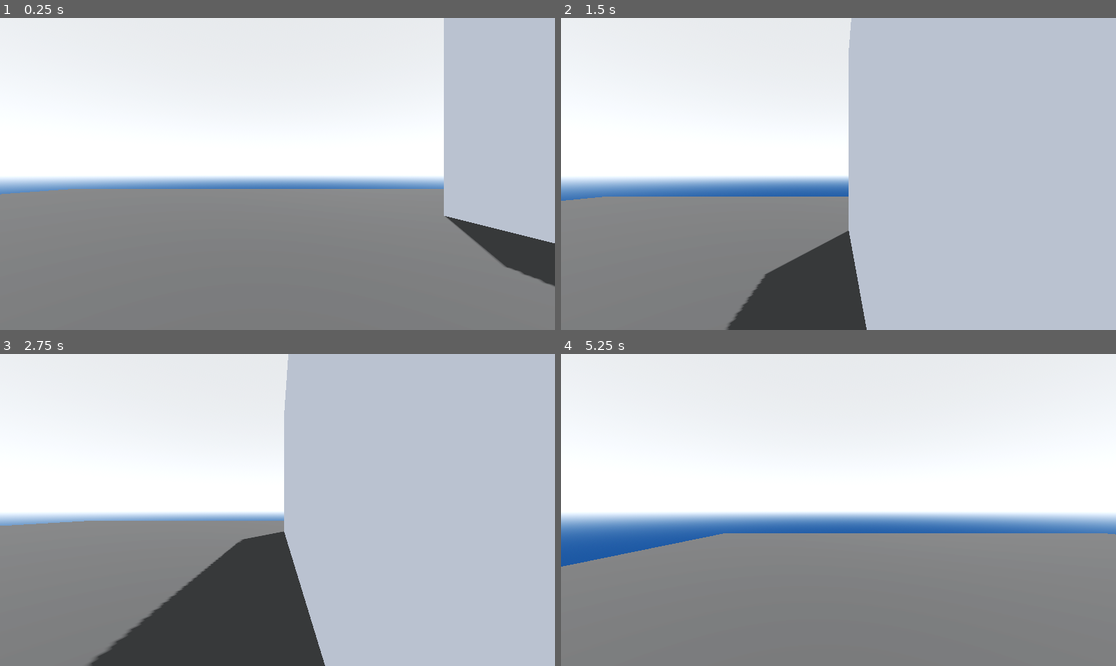
Above: before the commit, frames 1-4 (two rows, left to right).
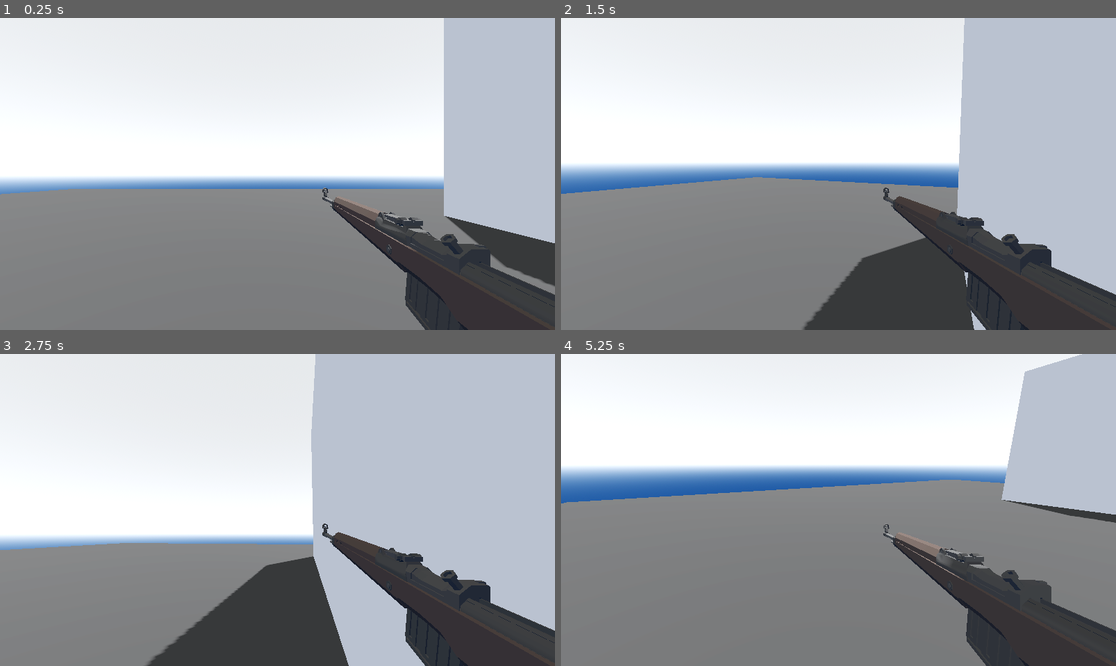
Above: after the commit, the same moments.

Repository: worghet/ICS4U___KALTBLUT
Game: Godot game, scene res://scenes/world.tscn
The game is run twice, just before and just after one commit, with the same random seed, the same clock (stepped at 60 frames per second) and the same inputs.
Inputs (mouse positions are in pixels of both pictures, inside the frame that each line leads up to):
- Up to frame 1 (0.25 s): no input
- Up to frame 2 (1.5 s): tap Enter at 0.5 s; move the mouse to (960, 158) at 0.52 s; press the mouse at (960, 158) at 0.53 s; hold D (move_right) 0.53-1.28 s; tap Space (jump) at 0.77 s; right-click (960, 158) at 0.8 s; move the mouse to (727, 189) at 1.27 s; release the mouse at (727, 189) at 1.28 s; hold S (move_backward) from 1.28 s (still down); right-click (727, 189) at 1.35 s
- Up to frame 3 (2.75 s): tap Space (jump) at 1.52 s; tap E (spawn_enemy, bound only after the commit) at 1.55 s; move the mouse to (333, 441) at 2.02 s; release S (move_backward) at 2.03 s; hold D (move_right) from 2.03 s (still down); hold E (spawn_enemy, bound only after the commit) from 2.03 s (still down); click (333, 441) at 2.3 s
- Up to frame 4 (5.25 s): tap Space (jump) at 2.75, 3.02, 3.77, 4.52 s; move the mouse to (810, 572) at 2.77 s; release D (move_right) at 2.78 s; release E (spawn_enemy, bound only after the commit) at 2.78 s; hold W (move_forward) 2.78-3.53 s; click (810, 572) at 2.85 s; right-click (810, 572) at 3.05 s; move the mouse to (1005, 556) at 3.52 s; hold Right mouse button (right_mouse_button, bound only after th… 3.53-4.28 s; hold A (move_left) 3.53-5.03 s; tap E (spawn_enemy, bound only after the commit) at 3.8, 4.35 s; tap Escape (escape, bound only after the commit) at 4.15 s; move the mouse to (672, 463) at 4.27 s; click (672, 463) at 4.55 s; move the mouse to (866, 510) at 5.02 s; press the mouse at (866, 510) at 5.03 s; hold S (move_backward) from 5.03 s (still down)

The runs differ from the first frame. In frame 1, 7.6% of the frame differs, in the area x 58-100%, y 54-100%; in frame 2, 36%; in frame 3, 22%; in frame 4, 37%, in the area x 0-100%, y 0-100%.

Commit message:
added mouse cam control + shooting / killing
anims working:
- fire
- ads

not working:
- firing while in ads

Diff:
--- a/kaltblut/project.godot
+++ b/kaltblut/project.godot
@@ -17,6 +17,14 @@
 [debug]
 
 gdscript/warnings/untyped_declaration=2
+
+[display]
+
+window/size/mode=2
+
+[global_group]
+
+enemies=""
 
 [input]
 
@@ -45,3 +53,23 @@
 "events": [Object(InputEventKey,"resource_local_to_scene":false,"resource_name":"","device":-1,"window_id":0,"alt_press …(191 unchanged characters)…
 ]
 }
+escape={
+"deadzone": 0.2,
+"events": [Object(InputEventKey,"resource_local_to_scene":false,"resource_name":"","device":-1,"window_id":0,"alt_pressed":false,"shift_pressed":false,"ctrl_pressed":false,"meta_pressed":false,"pressed":false,"keycode":0,"physical_keycode":4194305,"key_label":0,"unicode":0,"location":0,"echo":false,"script":null)
+]
+}
+spawn_enemy={
+"deadzone": 0.2,
+"events": [Object(InputEventKey,"resource_local_to_scene":false,"resource_name":"","device":-1,"window_id":0,"alt_pressed":false,"shift_pressed":false,"ctrl_pressed":false,"meta_pressed":false,"pressed":false,"keycode":0,"physical_keycode":69,"key_label":0,"unicode":101,"location":0,"echo":false,"script":null)
+]
+}
+left_mouse_button={
+"deadzone": 0.2,
+"events": [Object(InputEventMouseButton,"resource_local_to_scene":false,"resource_name":"","device":-1,"window_id":0,"alt_pressed":false,"shift_pressed":false,"ctrl_pressed":false,"meta_pressed":false,"button_mask":0,"position":Vector2(0, 0),"global_position":Vector2(0, 0),"factor":1.0,"button_index":1,"canceled":false,"pressed":false,"double_click":false,"script":null)
+]
+}
+right_mouse_button={
+"deadzone": 0.2,
+"events": [Object(InputEventMouseButton,"resource_local_to_scene":false,"resource_name":"","device":-1,"window_id":0,"alt_pressed":false,"shift_pressed":false,"ctrl_pressed":false,"meta_pressed":false,"button_mask":0,"position":Vector2(0, 0),"global_position":Vector2(0, 0),"factor":1.0,"button_index":2,"canceled":false,"pressed":false,"double_click":false,"script":null)
+]
+}
--- /dev/null
+++ b/kaltblut/scenes/enemy.tscn
@@ -0,0 +1,17 @@
+[gd_scene load_steps=5 format=3 uid="uid://c7swlqfn0artd"]
+
+[ext_resource type="PackedScene" uid="uid://cpdsqagh4uabv" path="res://scenes/entity.tscn" id="1_7p1mj"]
+[ext_resource type="Script" uid="uid://dkn30ignxe6ok" path="res://scripts/enemy.gd" id="2_md0e3"]
+
+[sub_resource type="StandardMaterial3D" id="StandardMaterial3D_7p1mj"]
+albedo_color = Color(0.980392, 0.388235, 0.294118, 1)
+
+[sub_resource type="CapsuleMesh" id="CapsuleMesh_md0e3"]
+material = SubResource("StandardMaterial3D_7p1mj")
+
+[node name="entity" groups=["enemies"] instance=ExtResource("1_7p1mj")]
+script = ExtResource("2_md0e3")
+health = 200
+
+[node name="mesh" parent="." index="0"]
+mesh = SubResource("CapsuleMesh_md0e3")
--- /dev/null
+++ b/kaltblut/scenes/environment.tscn
@@ -0,0 +1,25 @@
+[gd_scene load_steps=4 format=3 uid="uid://tdeg5iqfiug5"]
+
+[sub_resource type="ProceduralSkyMaterial" id="ProceduralSkyMaterial_y44tv"]
+sky_top_color = Color(0.81119, 0.828956, 0.845557, 1)
+sky_horizon_color = Color(1.13216, 1.17683, 1.23859, 1)
+ground_bottom_color = Color(0.112037, 0.272924, 0.503389, 1)
+ground_horizon_color = Color(1.13216, 1.17683, 1.23859, 1)
+
+[sub_resource type="Sky" id="Sky_4wyf3"]
+sky_material = SubResource("ProceduralSkyMaterial_y44tv")
+
+[sub_resource type="Environment" id="Environment_bc5iu"]
+background_mode = 2
+sky = SubResource("Sky_4wyf3")
+tonemap_mode = 2
+glow_enabled = true
+
+[node name="environment" type="Node3D"]
+
+[node name="DirectionalLight3D" type="DirectionalLight3D" parent="."]
+transform = Transform3D(-0.866023, -0.433016, 0.250001, 0, 0.499998, 0.866027, -0.500003, 0.749999, -0.43301, 0, 0, 0)
+shadow_enabled = true
+
+[node name="WorldEnvironment" type="WorldEnvironment" parent="."]
+environment = SubResource("Environment_bc5iu")
--- /dev/null
+++ b/kaltblut/scenes/gewehr-43.tscn
@@ -0,0 +1,168 @@
+[gd_scene load_steps=8 format=3 uid="uid://do568pp650j5i"]
+
+[ext_resource type="PackedScene" uid="uid://dp3a6c6k2m4r" path="res://textures/gewehr_43.glb" id="1_0lp18"]
+[ext_resource type="Script" uid="uid://kwfq3etbe4vj" path="res://scenes/gewehr_43.gd" id="2_a6ng1"]
+
+[sub_resource type="Animation" id="Animation_0lp18"]
+resource_name = "fire"
+length = 0.1
+step = 0.01
+tracks/0/type = "value"
+tracks/0/imported = false
+tracks/0/enabled = true
+tracks/0/path = NodePath("Sketchfab_model:position")
+tracks/0/interp = 1
+tracks/0/loop_wrap = true
+tracks/0/keys = {
+"times": PackedFloat32Array(0, 0.02, 0.1),
+"transitions": PackedFloat32Array(1, 1, 1),
+"update": 0,
+"values": [Vector3(0, 0, 0), Vector3(-0.025, 0, 0), Vector3(0, 0, 0)]
+}
+tracks/1/type = "value"
+tracks/1/imported = false
+tracks/1/enabled = true
+tracks/1/path = NodePath("Sketchfab_model:rotation")
+tracks/1/interp = 1
+tracks/1/loop_wrap = true
+tracks/1/keys = {
+"times": PackedFloat32Array(0, 0.02, 0.1),
+"transitions": PackedFloat32Array(1, 1, 1),
+"update": 0,
+"values": [Vector3(-1.5708, 0, 0), Vector3(-1.5708, -0.174533, 0), Vector3(-1.5708, 0, 0)]
+}
+tracks/2/type = "value"
+tracks/2/imported = false
+tracks/2/enabled = true
+tracks/2/path = NodePath("Sketchfab_model/Root/Cube_016:position")
+tracks/2/interp = 1
+tracks/2/loop_wrap = true
+tracks/2/keys = {
+"times": PackedFloat32Array(0, 0.0119, 0.1),
+"transitions": PackedFloat32Array(1, 1, 1),
+"update": 0,
+"values": [Vector3(-0.66144, 0, 0.41513), Vector3(-2, 0, 0.415), Vector3(-0.66144, 0, 0.41513)]
+}
+
+[sub_resource type="Animation" id="Animation_a6ng1"]
+length = 0.001
+tracks/0/type = "value"
+tracks/0/imported = false
+tracks/0/enabled = true
+tracks/0/path = NodePath("Sketchfab_model:position")
+tracks/0/interp = 1
+tracks/0/loop_wrap = true
+tracks/0/keys = {
+"times": PackedFloat32Array(0),
+"transitions": PackedFloat32Array(1),
+"update": 0,
+"values": [Vector3(0, 0, 0)]
+}
+tracks/1/type = "value"
+tracks/1/imported = false
+tracks/1/enabled = true
+tracks/1/path = NodePath("Sketchfab_model:rotation")
+tracks/1/interp = 1
+tracks/1/loop_wrap = true
+tracks/1/keys = {
+"times": PackedFloat32Array(0),
+"transitions": PackedFloat32Array(1),
+"update": 0,
+"values": [Vector3(-1.5708, 0, 0)]
+}
+tracks/2/type = "value"
+tracks/2/imported = false
+tracks/2/enabled = true
+tracks/2/path = NodePath("Sketchfab_model/Root/Cube_016:position")
+tracks/2/interp = 1
+tracks/2/loop_wrap = true
+tracks/2/keys = {
+"times": PackedFloat32Array(0),
+"transitions": PackedFloat32Array(1),
+"update": 0,
+"values": [Vector3(-0.66144, 0, 0.41513)]
+}
+
+[sub_resource type="Animation" id="Animation_osdm8"]
+resource_name = "ads"
+length = 0.4
+step = 0.1
+tracks/0/type = "value"
+tracks/0/imported = false
+tracks/0/enabled = true
+tracks/0/path = NodePath("Sketchfab_model:position")
+tracks/0/interp = 1
+tracks/0/loop_wrap = true
+tracks/0/keys = {
+"times": PackedFloat32Array(0, 0.4),
+"transitions": PackedFloat32Array(1, 1),
+"update": 0,
+"values": [Vector3(0, 0, 0), Vector3(-0.2, 0.05, -0.158)]
+}
+
+[sub_resource type="Animation" id="Animation_howwe"]
+resource_name = "ads_fire"
+length = 0.1
+step = 0.01
+tracks/0/type = "value"
+tracks/0/imported = false
+tracks/0/enabled = true
+tracks/0/path = NodePath("Sketchfab_model:position")
+tracks/0/interp = 1
+tracks/0/loop_wrap = true
+tracks/0/keys = {
+"times": PackedFloat32Array(0, 0.02, 0.1),
+"transitions": PackedFloat32Array(1, 1, 1),
+"update": 0,
+"values": [Vector3(0, 0, 0), Vector3(-0.025, 0, 0), Vector3(0, 0, 0)]
+}
+tracks/1/type = "value"
+tracks/1/imported = false
+tracks/1/enabled = true
+tracks/1/path = NodePath("Sketchfab_model:rotation")
+tracks/1/interp = 1
+tracks/1/loop_wrap = true
+tracks/1/keys = {
+"times": PackedFloat32Array(0, 0.02, 0.1),
+"transitions": PackedFloat32Array(1, 1, 1),
+"update": 0,
+"values": [Vector3(-1.5708, 0, 0), Vector3(-1.5708, -0.174533, 0), Vector3(-1.5708, 0, 0)]
+}
+tracks/2/type = "value"
+tracks/2/imported = false
+tracks/2/enabled = true
+tracks/2/path = NodePath("Sketchfab_model/Root/Cube_016:position")
+tracks/2/interp = 1
+tracks/2/loop_wrap = true
+tracks/2/keys = {
+"times": PackedFloat32Array(0, 0.0119, 0.1),
+"transitions": PackedFloat32Array(1, 1, 1),
+"update": 0,
+"values": [Vector3(-0.66144, 0, 0.41513), Vector3(-2, 0, 0.415), Vector3(-0.66144, 0, 0.41513)]
+}
+
+[sub_resource type="AnimationLibrary" id="AnimationLibrary_osdm8"]
+_data = {
+&"RESET": SubResource("Animation_a6ng1"),
+&"ads": SubResource("Animation_osdm8"),
+&"ads_fire": SubResource("Animation_howwe"),
+&"fire": SubResource("Animation_0lp18")
+}
+
+[node name="gewehr-43" instance=ExtResource("1_0lp18")]
+transform = Transform3D(1.8, 0, 0, 0, 1.8, 0, 0, 0, 1.8, 0, 0, 0)
+script = ExtResource("2_a6ng1")
+
+[node name="Sketchfab_model" parent="." index="0"]
+transform = Transform3D(0.103464, 0, 0, 0, -4.52254e-09, 0.103464, 0, -0.103464, -4.52254e-09, 0, 0, 0)
+rotation_order = 0
+
+[node name="aimcast" type="RayCast3D" parent="Sketchfab_model" index="1"]
+transform = Transform3D(-1.68992e-07, -3.86609, -1.68992e-07, 3.86609, -1.68992e-07, -1.68992e-07, 1.68992e-07, -1.68992e-07, 3.86609, 0, -1.26744e-08, 0.289957)
+target_position = Vector3(0, -150, 0)
+
+[node name="animation_player" type="AnimationPlayer" parent="." index="1"]
+libraries = {
+&"": SubResource("AnimationLibrary_osdm8")
+}
+speed_scale = 0.8
--- /dev/null
+++ b/kaltblut/scenes/gewehr_43.gd
@@ -0,0 +1,19 @@
+extends Node3D
+
+
+@export var damage : float = 50
+
+@onready var aimcast := $Sketchfab_model/aimcast
+
+
+func fire() -> void:
+	if aimcast.is_colliding() and aimcast.get_collider() is CharacterBody3D:
+		var target : CharacterBody3D = aimcast.get_collider()
+		if target.is_in_group("enemies"):
+			print("enemy his")
+			target.health -= damage
+	$animation_player.play("fire")
+
+
+func ads() -> void:
+	$animation_player.play("ads")
--- a/kaltblut/scenes/player.tscn
+++ b/kaltblut/scenes/player.tscn
@@ -1,13 +1,18 @@
-[gd_scene load_steps=3 format=3 uid="uid://bv3at001lt1ea"]
+[gd_scene load_steps=4 format=3 uid="uid://bv3at001lt1ea"]
 
 [ext_resource type="PackedScene" uid="uid://cpdsqagh4uabv" path="res://scenes/entity.tscn" id="1_3vyb7"]
 [ext_resource type="Script" uid="uid://cyf8o2our2ivk" path="res://scripts/player.gd" id="2_g2els"]
+[ext_resource type="PackedScene" uid="uid://do568pp650j5i" path="res://scenes/gewehr-43.tscn" id="3_qhqgy"]
 
 [node name="player" instance=ExtResource("1_3vyb7")]
 script = ExtResource("2_g2els")
+MOUSE_SENSITIVITY = 0.001
 
 [node name="head" type="Node3D" parent="." index="0"]
 transform = Transform3D(1, 0, 0, 0, 1, 0, 0, 0, 1, 0, 0.516914, 0)
 
 [node name="camera" type="Camera3D" parent="head" index="0"]
 transform = Transform3D(1, 0, 0, 0, 1, 0, 0, 0, 1, 0, 0.121476, 0)
+
+[node name="gewehr-43" parent="head/camera" index="0" instance=ExtResource("3_qhqgy")]
+transform = Transform3D(-7.86805e-08, 0, 1.8, 0, 1.8, 0, -1.8, 0, -7.86805e-08, 0.283833, -0.205262, -0.449339)
--- a/kaltblut/scenes/world.tscn
+++ b/kaltblut/scenes/world.tscn
@@ -1,21 +1,7 @@
-[gd_scene load_steps=7 format=3 uid="uid://dfcxxdr8ftki7"]
+[gd_scene load_steps=5 format=3 uid="uid://dfcxxdr8ftki7"]
 
+[ext_resource type="PackedScene" uid="uid://tdeg5iqfiug5" path="res://scenes/environment.tscn" id="1_rwgxs"]
 [ext_resource type="PackedScene" uid="uid://bv3at001lt1ea" path="res://scenes/player.tscn" id="2_rwgxs"]
-
-[sub_resource type="ProceduralSkyMaterial" id="ProceduralSkyMaterial_rwgxs"]
-sky_top_color = Color(0.81119, 0.828956, 0.845557, 1)
-sky_horizon_color = Color(1.13216, 1.17683, 1.23859, 1)
-ground_bottom_color = Color(0.112037, 0.272924, 0.503389, 1)
-ground_horizon_color = Color(1.13216, 1.17683, 1.23859, 1)
-
-[sub_resource type="Sky" id="Sky_4wyf3"]
-sky_material = SubResource("ProceduralSkyMaterial_rwgxs")
-
-[sub_resource type="Environment" id="Environment_k0juu"]
-background_mode = 2
-sky = SubResource("Sky_4wyf3")
-tonemap_mode = 2
-glow_enabled = true
 
 [sub_resource type="StandardMaterial3D" id="StandardMaterial3D_rwgxs"]
 albedo_color = Color(0.158472, 0.158472, 0.158472, 1)
@@ -26,12 +12,7 @@
 
 [node name="world" type="Node3D"]
 
-[node name="DirectionalLight3D" type="DirectionalLight3D" parent="."]
-transform = Transform3D(-0.866023, -0.433016, 0.250001, 0, 0.499998, 0.866027, -0.500003, 0.749999, -0.43301, 0, 0, 0)
-shadow_enabled = true
-
-[node name="WorldEnvironment" type="WorldEnvironment" parent="."]
-environment = SubResource("Environment_k0juu")
+[node name="environment" parent="." instance=ExtResource("1_rwgxs")]
 
 [node name="DemoTerrianBuilder" type="CSGCombiner3D" parent="."]
 use_collision = true
--- /dev/null
+++ b/kaltblut/scripts/enemy.gd
@@ -0,0 +1,13 @@
+extends "res://scripts/character.gd"
+
+# might change to blood in liters idk yet
+@export var health : int = 200
+
+func _ready() -> void:
+	pass
+
+func _process(delta: float) -> void:
+	if health <= 0:
+
+		# delete from game
+		queue_free()
--- a/kaltblut/scripts/player.gd
+++ b/kaltblut/scripts/player.gd
@@ -1,9 +1,16 @@
+# PLAYER SCRIPT
 extends "res://scripts/character.gd"
+
+# == CONSTANTS ==============================
+
+const EnemyScene := preload("res://scenes/enemy.tscn")
 
 # == VARIABLES ==============================
 
 var head : Node3D
 var camera : Camera3D
+
+@export var MOUSE_SENSITIVITY : float = 0.001
 
 # == METHODS ================================
 
@@ -14,7 +21,6 @@
 	head = $head
 	camera = $head/camera
 
-	# Set mouse mode to reading.
 
 func _process_movement(delta: float) -> void:
 
@@ -42,7 +48,40 @@
 		velocity.x = 0.0
 
 func _input(event: InputEvent) -> void:
-	pass
 
-func _process_movement_input(event: InputEvent) -> void:
-	pass
+	# -- MOUSE MOVEMENT ------------------------------------------------
+
+	if event is InputEventMouseMotion and Input.get_mouse_mode() == Input.MOUSE_MODE_CAPTURED:
+
+		# rotate the body of the character
+		rotate_y(-event.relative.x * MOUSE_SENSITIVITY)
+
+		# rotate head
+		camera.rotate_x(-event.relative.y * MOUSE_SENSITIVITY)
+		camera.rotation.x = clamp(camera.rotation.x, deg_to_rad(-75), deg_to_rad(75))
+
+
+
+	if event.is_action_pressed("right_mouse_button"):
+		$"head/camera/gewehr-43/animation_player".play("ads")
+	elif event.is_action_released("right_mouse_button"):
+		$"head/camera/gewehr-43/animation_player".play_backwards("ads")
+
+
+	if event.is_action_pressed("left_mouse_button"):
+		if Input.get_mouse_mode() == Input.MOUSE_MODE_VISIBLE:
+			Input.set_mouse_mode(Input.MOUSE_MODE_CAPTURED)
+		else:
+			$"head/camera/gewehr-43".fire()
+
+
+	if event.is_action_pressed("escape"):
+		Input.set_mouse_mode(Input.MOUSE_MODE_VISIBLE)
+
+	# -- FOR COMBAT TESTING ---------------------------------------------
+
+	if event.is_action_pressed("spawn_enemy"):
+		var enemy_instance := EnemyScene.instantiate()
+		enemy_instance.global_transform.origin += Vector3(0, 1, 0)
+		get_tree().current_scene.add_child(enemy_instance)
+		print("added enemy!")
Not shown, added: kaltblut/scenes/gewehr_43.gd.uid
Not shown, added: kaltblut/scripts/enemy.gd.uid
Binary file added: kaltblut/textures/gewehr_43.glb
Not shown, added: kaltblut/textures/gewehr_43.glb.import
